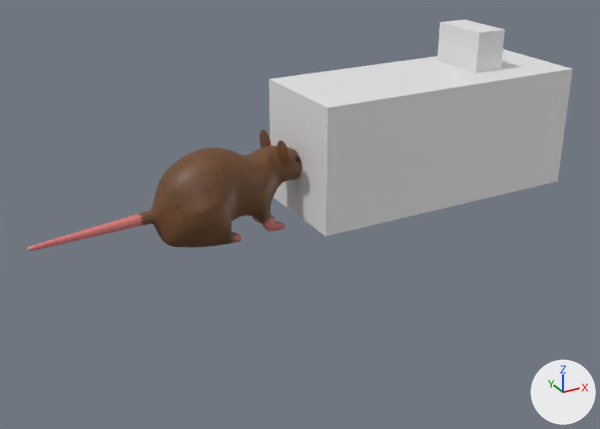
What one commit did to the Blender file ProyectoRata/Codificacion/Proyecto Rata/Assets/Prefab/Personajes/RataV1/rata_salto.blend.
One viewpoint serves both versions: a 50 mm camera at (-5.53, -21.17, 10.59) aimed at (6.12, 0.02, -0.01). The axes (+X, +Y, +Z) are drawn at lower right. The lights are the same throughout.

Objects in the first picture: 'Cube', 'Cubo', 'Cubo.001'.
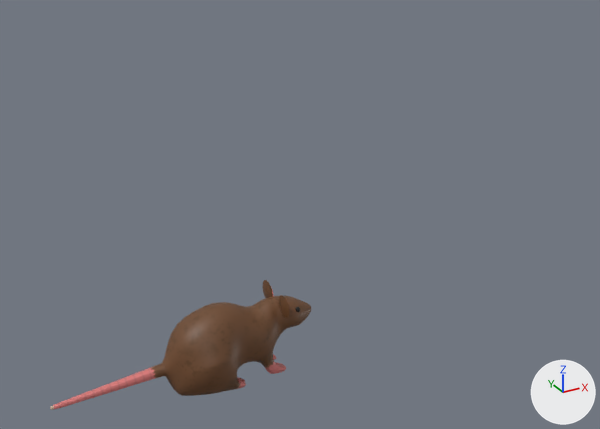
Commit message: actualización rata salto

What differs and where, as boxes (x1, y1, x2, y2) in the pictures (600 x 429 px):
'Cubo', deleted
    before: (269, 49, 573, 236)
'Cube', moved
    before: (27, 130, 302, 251)
    after: (50, 280, 311, 410)
'Cubo.001', deleted
    before: (437, 19, 505, 73)

The change in detail:
Object 'Cubo' (ob_cubo) is deleted.
Object 'Cubo.001' (ob_cubo_001) is deleted.
Object 'Cube' (ob_cube) moves from (4.02, 0.0, -0.77) to (4.02, 0.0, -5.97).
